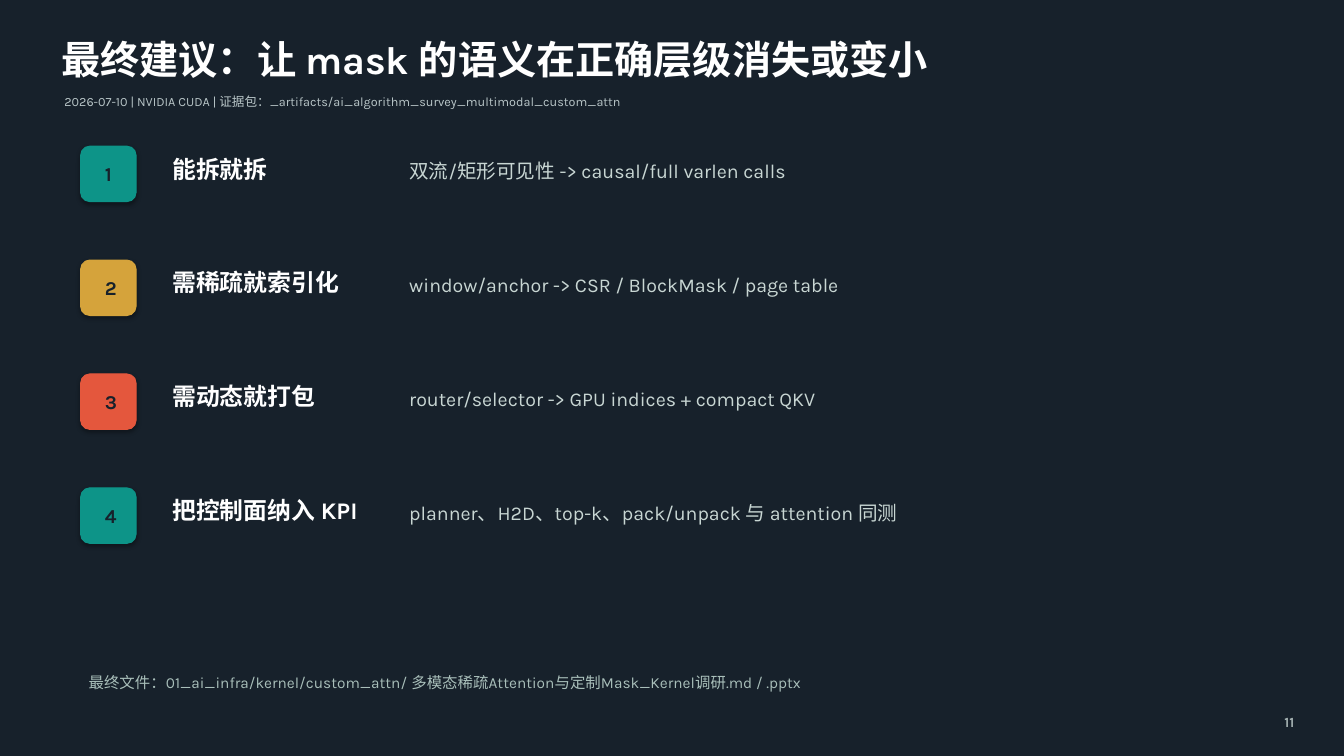
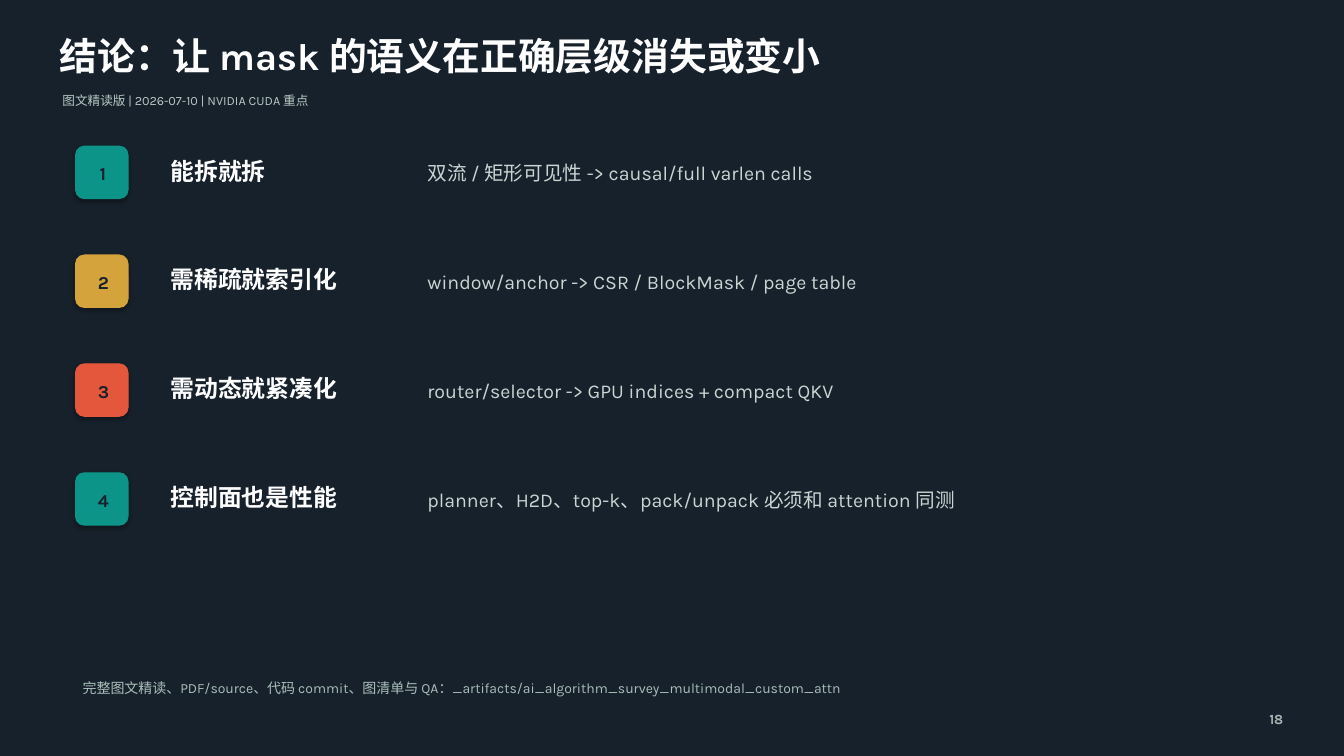
Before and after one commit to ParanoidHW/palimpsest, a slide deck: slide 18 of 01_ai_infra/kernel/custom_attn/多模态稀疏Attention与定制Mask_Kernel调研.pptx (slide 11 before the commit). Drawn at 1344x756 pixels with LibreOffice and Linux fonts; fonts in the diff are those of the drawing. Boxes give left, top, right and bottom in pixels: in the first picture for what was removed or moved away, otherwise in the second. Text is boxed around its words. In the diff, an @@ line names an element or a change of style, - is before the commit and + after.

```diff
--- a/01_ai_infra/kernel/custom_attn/多模态稀疏Attention与定制Mask_Kernel调研.pptx
+++ b/01_ai_infra/kernel/custom_attn/多模态稀疏Attention与定制Mask_Kernel调研.pptx
@@ text at <box>59,37,820,74</box>: text changed; size 28 to 27 pt @@
-最终建议：让 mask 的语义在正确层级消失或变小
+结论：让 mask 的语义在正确层级消失或变小
@@ text at <box>62,94,308,106</box>: text changed; text colour #B9C6C8 to #B7C8C4 @@
-2026-07-10 | NVIDIA CUDA | 证据包：_artifacts/ai_algorithm_survey_multimodal_custom_attn
+图文精读版 | 2026-07-10 | NVIDIA CUDA 重点
@@ rounded rectangle: place and size @@
-rounded rectangle at <box>81,146,136,202</box>
+rounded rectangle at <box>76,146,128,199</box>
@@ text at <box>427,163,813,182</box>: spaces changed @@
-双流/矩形可见性 -> causal/full varlen calls
+双流 / 矩形可见性 -> causal/full varlen calls
@@ rounded rectangle: place and size @@
-rounded rectangle at <box>81,260,136,316</box>
+rounded rectangle at <box>76,255,128,308</box>
@@ text "window/anchor -> CSR / BlockMask ...": place and size @@
-text "window/anchor -> CSR / BlockMask ..." at <box>409,277,838,297</box>
+text "window/anchor -> CSR / BlockMask ..." at <box>427,274,856,294</box>
@@ rounded rectangle: place and size @@
-rounded rectangle at <box>81,374,136,430</box>
+rounded rectangle at <box>76,364,128,416</box>
@@ text "3": place and size @@
-text "3" at <box>105,396,117,410</box>
+text "3" at <box>98,386,109,399</box>
@@ text at <box>170,376,337,399</box>: text changed @@
-需动态就打包
+需动态就紧凑化
@@ text "router/selector -> GPU indices + ...": place and size @@
-text "router/selector -> GPU indices + ..." at <box>409,391,815,411</box>
+text "router/selector -> GPU indices + ..." at <box>427,383,834,403</box>
@@ rounded rectangle: place and size @@
-rounded rectangle at <box>81,488,136,543</box>
+rounded rectangle at <box>76,473,128,525</box>
@@ size 14 to 13 pt in 4 elements at <box>100,168,106,180</box>, <box>98,277,109,289</box>, <box>98,386,109,399</box>, <box>98,495,109,507</box> @@
@@ text "4": place and size @@
-text "4" at <box>105,510,117,523</box>
+text "4" at <box>98,495,109,507</box>
@@ text at <box>170,485,337,508</box>: text changed @@
-把控制面纳入 KPI
+控制面也是性能
@@ text at <box>427,491,955,512</box>: text changed @@
-planner、H2D、top-k、pack/unpack 与 attention 同测
+planner、H2D、top-k、pack/unpack 必须和 attention 同测
@@ text added at <box>83,681,840,697</box>, 10 pt, text #A9BFBA @@
+完整图文精读、PDF/source、代码 commit、图清单与 QA：_artifacts/ai_algorithm_survey_multimodal_custom_attn
@@ text removed at <box>89,675,800,692</box> @@
-最终文件：01_ai_infra/kernel/custom_attn/ 多模态稀疏Attention与定制Mask_Kernel调研.md / .pptx
@@ text added at <box>1269,715,1283,724</box>, 10 pt, text #AAB8B5, bold @@
+18
@@ text removed at <box>1284,718,1294,727</box> @@
-11
```
Also in this commit, not shown: 17 slides added, 10 slides removed, 57 other files.
